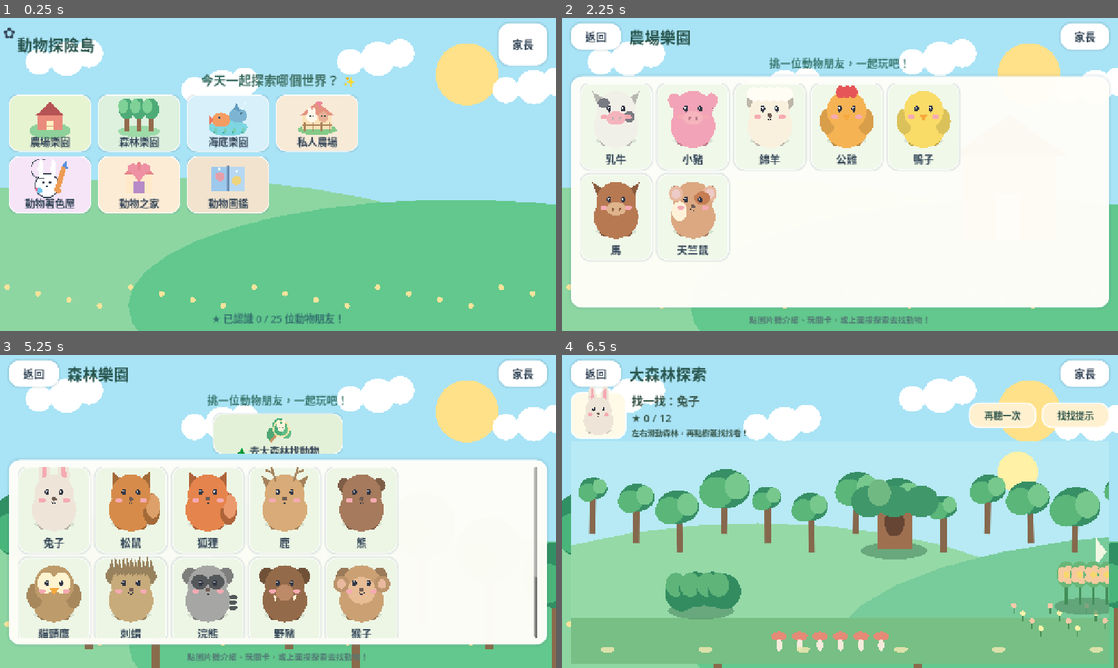
Above: before the commit, frames 1-4 (two rows, left to right).
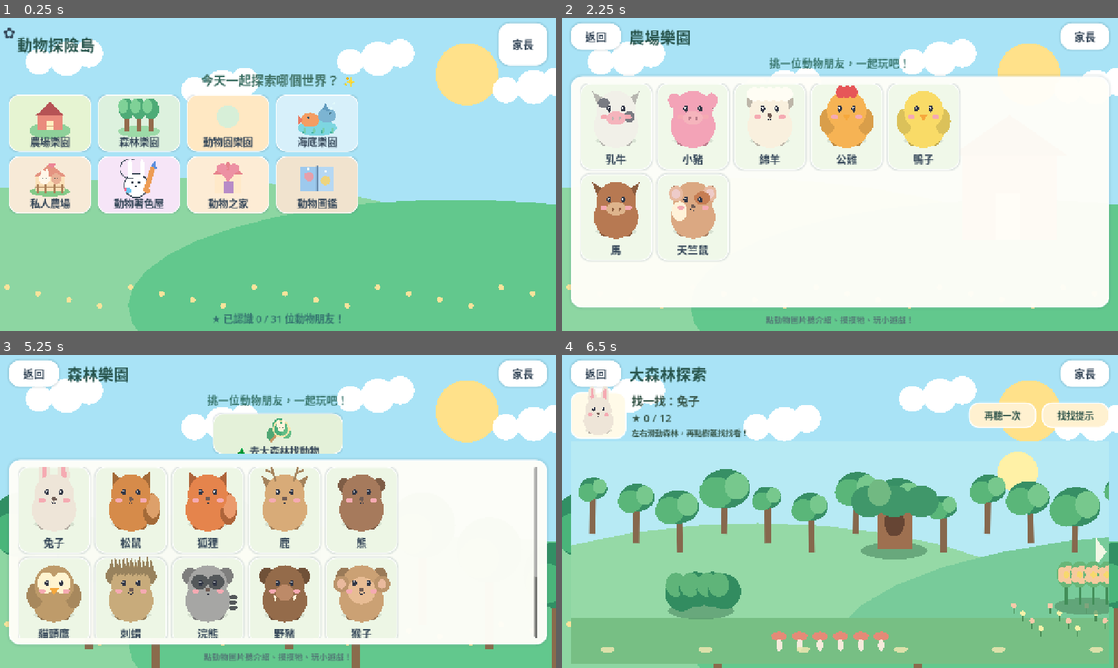
Above: after the commit, the same moments.

Repository: jimmy0933b3-sudo/farm
Game: Godot game, scene res://scenes/Main.tscn
Same seed, same stepped clock (60 frames per second), same inputs: the game is played once before the commit and once after it.
Inputs (mouse positions are in pixels of both pictures, inside the frame that each line leads up to):
- Up to frame 1 (0.25 s): no input
- Up to frame 2 (2.25 s): click "家長" at 0.5 s; click "返回" at 1.25 s; click (612, 124) at 2.02 s
- Up to frame 3 (5.25 s): click "家長" at 2.75 s; click "確認" at 3.5 s; click "返回" at 4.25 s; click (139, 461) at 5.02 s
- Up to frame 4 (6.5 s): click (840, 433) at 5.75 s

The runs differ from the first frame. In frame 1, 13% of the frame differs, in the area x 1-65%, y 24-98%; in frame 2, 0.3%; in frame 3, 0.3%; in frame 4, nothing differs.

Commit message:
feat: Zoo Park with five new animals and existing monkey; add seal as seventh ocean friend

Diff:
--- a/data/animals.json
+++ b/data/animals.json
@@ -248,5 +248,65 @@
     "sound": "緩慢游動",
     "desc": "河豚遇到危險可能鼓起身體，野外不要碰牠。",
     "care": false
+  },
+  {
+    "id": "camel",
+    "name": "駱駝",
+    "zone": "zoo",
+    "color": "#CEA26A",
+    "food": "牧草",
+    "sound": "低沉咕嚕",
+    "desc": "駱駝背上的駝峰儲存脂肪，能適應乾燥環境。",
+    "care": false
+  },
+  {
+    "id": "lion",
+    "name": "獅子",
+    "zone": "zoo",
+    "color": "#E5B15A",
+    "food": "肉",
+    "sound": "獅吼",
+    "desc": "雄獅有蓬鬆的鬃毛，家族會一起生活。",
+    "care": false
+  },
+  {
+    "id": "tiger",
+    "name": "老虎",
+    "zone": "zoo",
+    "color": "#E99850",
+    "food": "肉",
+    "sound": "虎吼",
+    "desc": "老虎身上的條紋，每一隻都不太一樣。",
+    "care": false
+  },
+  {
+    "id": "elephant",
+    "name": "大象",
+    "zone": "zoo",
+    "color": "#8FA9AE",
+    "food": "青草",
+    "sound": "長鼻子號聲",
+    "desc": "大象會用長鼻子拿食物、喝水，也會照顧家人。",
+    "care": false
+  },
+  {
+    "id": "hippo",
+    "name": "河馬",
+    "zone": "zoo",
+    "color": "#9995A8",
+    "food": "青草",
+    "sound": "河馬吼叫",
+    "desc": "河馬喜歡在水裡泡澡，卻是主要吃草的大動物。",
+    "care": false
+  },
+  {
+    "id": "seal",
+    "name": "海豹",
+    "zone": "ocean",
+    "color": "#B2C7CF",
+    "food": "魚",
+    "sound": "海豹叫聲",
+    "desc": "海豹在海裡游泳，會浮上水面呼吸，也會到岸上休息。",
+    "care": false
   }
 ]
--- a/data/levels.json
+++ b/data/levels.json
@@ -298,5 +298,77 @@
       "forest"
     ],
     "answer": "ocean"
+  },
+  {
+    "id": 26,
+    "animal": "camel",
+    "type": "food",
+    "prompt": "駱駝可以吃什麼？",
+    "options": [
+      "牧草",
+      "巧克力",
+      "糖果"
+    ],
+    "answer": "牧草"
+  },
+  {
+    "id": 27,
+    "animal": "lion",
+    "type": "food",
+    "prompt": "獅子喜歡吃什麼？",
+    "options": [
+      "肉",
+      "牧草",
+      "香蕉"
+    ],
+    "answer": "肉"
+  },
+  {
+    "id": 28,
+    "animal": "tiger",
+    "type": "food",
+    "prompt": "老虎喜歡吃什麼？",
+    "options": [
+      "魚",
+      "肉",
+      "糖果"
+    ],
+    "answer": "肉"
+  },
+  {
+    "id": 29,
+    "animal": "elephant",
+    "type": "food",
+    "prompt": "大象喜歡吃什麼？",
+    "options": [
+      "青草",
+      "巧克力",
+      "肉"
+    ],
+    "answer": "青草"
+  },
+  {
+    "id": 30,
+    "animal": "hippo",
+    "type": "food",
+    "prompt": "河馬喜歡吃什麼？",
+    "options": [
+      "青草",
+      "蛋糕",
+      "魚"
+    ],
+    "answer": "青草"
+  },
+  {
+    "id": 31,
+    "animal": "seal",
+    "type": "food",
+    "prompt": "海豹常吃什麼？",
+    "options": [
+      "魚",
+      "牧草",
+      "香蕉"
+    ],
+    "answer": "魚"
   }
 ]
--- a/scripts/AnimalArt.gd
+++ b/scripts/AnimalArt.gd
@@ -134,9 +134,13 @@
 	if scale_value <= 0.0:
 		return
 	draw_set_transform(Vector2(size.x * 0.5, size.y * 0.52), 0.0, Vector2(scale_value, scale_value))
-	if animal_id in ["clownfish","sea_turtle","dolphin","octopus","seahorse","pufferfish"]:
+	if animal_id in ["clownfish","sea_turtle","dolphin","octopus","seahorse","pufferfish","seal"]:
 		_draw_ocean_animal()
 		draw_set_transform(Vector2.ZERO,0.0,Vector2.ONE)
+		return
+	if animal_id in ["camel","lion","tiger","elephant","hippo"]:
+		_draw_zoo_animal()
+		draw_set_transform(Vector2.ZERO,0,Vector2.ONE)
 		return
 	if animal_id == "snake":
 		_draw_snake()
@@ -394,6 +398,19 @@
 			_oval(-27,-29,6,9,COLOR_INK)
 			_oval(29,-29,6,9,COLOR_INK)
 			draw_arc(Vector2(0,13),20,0.12,PI-0.12,17,COLOR_INK,3.2,true)
+		"seal":
+			# Streamlined seal, distinct rounded flippers and pale muzzle.
+			_oval(-89,48,27,34,dark)
+			_oval(83,49,27,34,dark)
+			_poly([Vector2(-76,12),Vector2(-119,-27),Vector2(-97,59)],dark)
+			_oval(0,15,94,65,tint)
+			_oval(13,35,73,41,belly)
+			_oval(65,-31,49,49,tint)
+			_oval(88,-23,30,26,belly)
+			_oval(59,-45,8,10,COLOR_INK)
+			_oval(63,-48,2.5,3.2,Color.WHITE)
+			_oval(102,-17,8,6,COLOR_INK)
+			draw_arc(Vector2(91,0),12,0.2,PI-0.2,14,COLOR_INK,2.6,true)
 		"seahorse":
 			_poly([Vector2(14,48),Vector2(-56,77),Vector2(-41,26)],dark)
 			_oval(-8,32,38,73,tint)
@@ -416,3 +433,110 @@
 	elif mood=="eating":
 		_oval(90,-20,8,9,Color("#FFF1A9"))
 	draw_set_transform(Vector2.ZERO,0.0,Vector2.ONE)
+
+
+func _draw_zoo_animal() -> void:
+	# Five new zoo species use the SAME vector rendering primitives as the
+	# original album, interactive pet area and black-white finger coloring.
+	# Detailed distinctive silhouettes make them identifiable without reading.
+	var dark=COLOR_INK if coloring_mode else tint.darkened(0.27)
+	var light=Color.WHITE if coloring_mode else tint.lightened(0.27)
+	var ink=Color("#333F46")
+	var face=Vector2(0,-29)
+	_oval(0,73,81,10,Color("#67806B",0.13))
+	match animal_id:
+		"camel":
+			_oval(-40,63,16,37,dark)
+			_oval(45,63,16,37,dark)
+			_oval(-28,17,47,43,tint)
+			_oval(-48,-30,31,53,tint)
+			_oval(17,-29,33,59,tint)
+			_oval(61,-34,24,51,tint)
+			_oval(63,6,30,41,tint)
+			_oval(63,-53,37,34,tint)
+			_oval(93,-42,29,20,light)
+			_oval(44,-92,11,27,dark)
+			_oval(77,-91,11,27,dark)
+			_oval(71,-66,9,12,ink)
+			_oval(72,-69,3,4,Color.WHITE)
+			draw_arc(Vector2(94,-23),12,0.2,PI-0.2,16,ink,3,true)
+			face=Vector2(68,-42)
+		"lion":
+			_oval(68,28,24,54,dark)
+			_oval(-42,65,23,35,tint)
+			_oval(43,65,23,35,tint)
+			_oval(0,12,74,74,tint)
+			_oval(0,-28,87,92,dark)
+			_oval(0,-30,68,72,tint)
+			_oval(-58,-87,24,28,dark)
+			_oval(58,-87,24,28,dark)
+			_oval(-58,-88,12,14,light)
+			_oval(58,-88,12,14,light)
+			_oval(0,5,38,27,light)
+		"tiger":
+			_oval(79,29,18,56,dark)
+			_oval(-47,64,25,34,tint)
+			_oval(45,64,25,34,tint)
+			_oval(0,14,79,73,tint)
+			_oval(-60,-84,28,32,dark)
+			_oval(60,-84,28,32,dark)
+			_oval(0,-30,73,70,tint)
+			_oval(-60,-84,13,18,light)
+			_oval(60,-84,13,18,light)
+			_oval(0,8,41,30,light)
+			for i in range(3):
+				var bx=-62+float(i)*53
+				_poly([Vector2(bx,-81),Vector2(bx+21,-78),Vector2(bx+13,-56)],dark)
+				_poly([Vector2(bx-7,32),Vector2(bx+13,42),Vector2(bx-9,61)],dark)
+			_poly([Vector2(-73,-33),Vector2(-52,-25),Vector2(-73,-14)],dark)
+			_poly([Vector2(73,-33),Vector2(52,-25),Vector2(73,-14)],dark)
+		"elephant":
+			_oval(-57,65,22,38,dark)
+			_oval(53,65,22,38,dark)
+			_oval(0,23,83,80,tint)
+			_oval(-76,-27,40,59,tint.lightened(0.12))
+			_oval(76,-27,40,59,tint.lightened(0.12))
+			_oval(0,-30,69,70,tint)
+			_oval(0,15,23,66,tint)
+			_oval(5,64,25,19,tint)
+			_oval(-41,30,10,20,light)
+			_oval(42,30,10,20,light)
+		"hippo":
+			_oval(-48,64,24,30,dark)
+			_oval(46,64,24,30,dark)
+			_oval(0,33,96,69,tint)
+			_oval(-69,-92,22,24,tint)
+			_oval(69,-92,22,24,tint)
+			_oval(0,-32,83,68,tint)
+			_oval(0,7,80,39,tint.lightened(0.09))
+			_oval(-31,6,11,9,dark)
+			_oval(31,6,11,9,dark)
+			_oval(-24,15,5,4,light)
+			_oval(24,15,5,4,light)
+	if animal_id in ["lion","tiger","elephant","hippo"]:
+		var lx=face.x-31.0
+		var rx=face.x+31.0
+		if mood in ["sleep","blink"]:
+			draw_arc(Vector2(lx,-39),12,0.15,PI-0.15,16,ink,3.3,true)
+			draw_arc(Vector2(rx,-39),12,0.15,PI-0.15,16,ink,3.3,true)
+		else:
+			_oval(lx,-39,9,12,ink)
+			_oval(rx,-39,9,12,ink)
+			_oval(lx-3,-42,3,4,Color.WHITE)
+			_oval(rx-3,-42,3,4,Color.WHITE)
+		if animal_id in ["lion","tiger"]:
+			_poly([Vector2(-12,-8),Vector2(12,-8),Vector2(0,3)],dark)
+		if mood in ["happy","play","clean","surprised","eating"]:
+			draw_arc(Vector2(0,9),22,0.15,PI-0.15,20,ink,4,true)
+		elif mood=="sleep":
+			draw_line(Vector2(-14,13),Vector2(14,13),ink,3,true)
+		else:
+			draw_arc(Vector2(0,5),14,0.2,PI-0.2,16,ink,2.5,true)
+	if mood in ["happy","play","clean","surprised"]:
+		for side in [-1,1]:
+			_oval(face.x+float(side)*56,face.y+42,13,8,Color("#F6B7A7"))
+		_oval(90,-119,9,11,Color("#F48DAC"))
+		_oval(106,-122,9,11,Color("#F48DAC"))
+		_poly([Vector2(81,-120),Vector2(115,-120),Vector2(98,-98)],Color("#F48DAC"))
+	elif mood=="eating":
+		_oval(10,45,8,7,Color("#E8C77D"))
--- a/scripts/Main.gd
+++ b/scripts/Main.gd
@@ -52,7 +52,7 @@
 	sound.speech_enabled = bool(progress.data["settings"].get("speech", true))
 	var saved_screen = str(progress.data.get("last_screen","home"))
 	match saved_screen:
-		"farm", "forest", "ocean_park":
+		"farm", "forest", "zoo", "ocean_park":
 			show_zone("ocean" if saved_screen=="ocean_park" else saved_screen)
 		"care":
 			show_care()
@@ -93,7 +93,7 @@
 func _switch(name: String, bg: String = "home") -> VBoxContainer:
 	sound.stop_speaking()
 	screen = name
-	if name in ["home","farm","forest","care","album","forest_search","private_farm","coloring","ocean_search","ocean_park"]:
+	if name in ["home","farm","forest","zoo","care","album","forest_search","private_farm","coloring","ocean_search","ocean_park"]:
 		progress.data["last_screen"] = name
 		progress.save()
 	for node in get_children():
@@ -225,7 +225,7 @@
 
 func _picture_button(item_id: String, caption: String, action: Callable, minimum: Vector2 = Vector2(242, 226), scroll: ScrollContainer = null) -> Button:
 	var color_choices={
-		"farm":Color("#E6F4D2"),"forest":Color("#DDF1DE"),
+		"farm":Color("#E6F4D2"),"forest":Color("#DDF1DE"),"zoo":Color("#FFE8C3"),
 		"ocean_park":Color("#D7F0FA"),"private_farm":Color("#F7EAD7"),
 		"coloring":Color("#F6E5F7"),"care":Color("#FDECD5"),
 		"album":Color("#F1E3CE"),"forest_explore":Color("#E4F1D9"),
@@ -290,6 +290,7 @@
 	var places = [
 		{"title":"農場樂園","sub":"認識農場的動物朋友","zone":"farm"},
 		{"title":"森林樂園","sub":"認識動物＋探索大森林","zone":"forest"},
+		{"title":"動物園樂園","sub":"獅子、老虎、大象和動物朋友","zone":"zoo"},
 		{"title":"海底樂園","sub":"認識海洋朋友＋海底尋寶","zone":"ocean_park"},
 		{"title":"私人農場","sub":"把認識的動物放進農場","zone":"private_farm"},
 		{"title":"動物著色屋","sub":"幫收集到的動物上顏色","zone":"coloring"},
@@ -309,7 +310,7 @@
 
 func _go(where: String) -> void:
 	match where:
-		"farm", "forest":
+		"farm", "forest", "zoo":
 			show_zone(where)
 		"care":
 			show_care()
@@ -329,7 +330,7 @@
 func show_zone(zone: String) -> void:
 	current_zone = zone
 	var layout = _switch("ocean_park" if zone=="ocean" else zone, zone)
-	_header(layout, "農場樂園" if zone == "farm" else ("森林樂園" if zone=="forest" else "海底樂園"), Callable(self,"show_home"))
+	_header(layout, "農場樂園" if zone == "farm" else ("森林樂園" if zone=="forest" else ("動物園樂園" if zone=="zoo" else "海底樂園")), Callable(self,"show_home"))
 	layout.add_child(_label("挑一位動物朋友，一起玩吧！", 25,HORIZONTAL_ALIGNMENT_CENTER,Color("#39766D")))
 	if zone in ["forest","ocean"]:
 		var seek_button = _picture_button("forest_explore" if zone=="forest" else "ocean","🌲 去大森林找動物" if zone=="forest" else "🐠 去海底找朋友",Callable(self,"show_forest_search") if zone=="forest" else Callable(self,"show_ocean_search"),Vector2(300,95))
@@ -348,10 +349,10 @@
 	grid.add_theme_constant_override("v_separation", 10)
 	scroll.add_child(grid)
 	for info in animals:
-		if str(info.get("zone","")) == zone:
-			grid.add_child(_animal_button(info, Callable(self,"show_animal").bind(str(info["id"])),false,scroll))
-	layout.add_child(_label("點圖片聽介紹、玩關卡，或上面按探索去找動物！", 19,HORIZONTAL_ALIGNMENT_CENTER,Color("#527975")))
-	_narrate("這裡是%s。用手指點一隻動物，和牠交朋友吧！" % ("農場" if zone == "farm" else ("森林" if zone=="forest" else "海底樂園")))
+		if str(info.get("zone","")) == zone or (zone=="zoo" and str(info.get("id",""))=="monkey"):
+			grid.add_child(_animal_button(info, Callable(self,"show_animal").bind(str(info["id"]),zone),false,scroll))
+	layout.add_child(_label("點動物圖片聽介紹、摸摸牠、玩小遊戲！", 19,HORIZONTAL_ALIGNMENT_CENTER,Color("#527975")))
+	_narrate("這裡是%s。用手指點一隻動物，和牠交朋友吧！" % ("農場" if zone == "farm" else ("森林" if zone=="forest" else ("動物園" if zone=="zoo" else "海底樂園"))))
 	# The forest hide-and-seek entry uses its own illustrated button, not a text-only menu.
 
 func show_ocean_search() -> void:
@@ -372,12 +373,12 @@
 func show_ocean_complete() -> void:
 	var layout=_switch("ocean_done","home")
 	_header(layout,"海底探險完成！",Callable(self,"show_zone").bind("ocean"))
-	layout.add_child(_label("太棒了！六種海底生物都找到了！",31))
+	layout.add_child(_label("太棒了！七種海底生物都找到了！",31))
 	var panel=_panel()
 	panel.size_flags_vertical=Control.SIZE_EXPAND_FILL
 	layout.add_child(panel)
 	var grid=GridContainer.new()
-	grid.columns=6
+	grid.columns=7
 	grid.add_theme_constant_override("h_separation",8)
 	panel.add_child(grid)
 	for info in animals:
@@ -390,7 +391,7 @@
 	layout.add_child(actions)
 	actions.add_child(_button("再找一次",Callable(self,"show_ocean_search"),Color("#E5EFFF"),Vector2(220,72)))
 	actions.add_child(_button("海底樂園",Callable(self,"show_zone").bind("ocean"),Color("#DEEFDA"),Vector2(220,72)))
-	_narrate("六種海洋朋友都找到囉！可以再玩一次，也可以把牠們帶去私人農場的大水池！")
+	_narrate("七種海洋朋友都找到囉！可以再玩一次，也可以把牠們帶去私人農場的大水池！")
 
 func show_coloring() -> void:
 	var layout=_switch("coloring","home")
@@ -451,13 +452,13 @@
 	row.add_child(_button("回森林樂園",Callable(self,"show_zone").bind("forest"),Color("#E0E7FA"),Vector2(210,85)))
 	_narrate("太棒了！完成大森林探索！十二隻森林動物都找到了！要再玩一次，還是回首頁呢？")
 
-func show_animal(id: String) -> void:
+func show_animal(id: String, source_zone: String = "") -> void:
 	var info = _animal(id)
 	if info.is_empty():
 		show_home()
 		return
 	selected_animal = id
-	current_zone = str(info["zone"])
+	current_zone = source_zone if not source_zone.is_empty() else str(info["zone"])
 	progress.unlock(id)
 	var layout = _switch("animal",current_zone)
 	_header(layout, str(info["name"]) + " 來啦！", Callable(self,"show_zone").bind(current_zone))
--- a/scripts/OceanDiscovery.gd
+++ b/scripts/OceanDiscovery.gd
@@ -5,7 +5,7 @@
 
 const AnimalArt = preload("res://scripts/AnimalArt.gd")
 const Map = preload("res://scripts/OceanMap.gd")
-const ORDER: Array = ["clownfish","sea_turtle","dolphin","octopus","seahorse","pufferfish"]
+const ORDER: Array = ["clownfish","sea_turtle","dolphin","octopus","seahorse","pufferfish","seal"]
 
 var animal_info: Array = []
 var save_data
--- a/scripts/OceanMap.gd
+++ b/scripts/OceanMap.gd
@@ -4,10 +4,10 @@
 signal hideout_tapped(index: int)
 
 const Hideout = preload("res://scripts/OceanHideSpot.gd")
-const WORLD_WIDTH: float = 3040.0
-const X_POSITIONS: Array = [270.0, 770.0, 1270.0, 1770.0, 2270.0, 2770.0]
-const Y_FRACTIONS: Array = [0.67, 0.40, 0.63, 0.40, 0.66, 0.42]
-const COVER_TYPES: Array = ["coral","shell","kelp","rocks","reef","wreck"]
+const WORLD_WIDTH: float = 3480.0
+const X_POSITIONS: Array = [270.0, 770.0, 1270.0, 1770.0, 2270.0, 2770.0, 3270.0]
+const Y_FRACTIONS: Array = [0.67, 0.40, 0.63, 0.40, 0.66, 0.42, 0.64]
+const COVER_TYPES: Array = ["coral","shell","kelp","rocks","reef","wreck","rocks"]
 
 var animals: Array = []
 var placements: Array = []
--- a/scripts/Synth.gd
+++ b/scripts/Synth.gd
@@ -10,7 +10,9 @@
 	"hedgehog":"刺蝟","raccoon":"浣熊","boar":"野豬","monkey":"猴子",
 	"snake":"蛇","guinea_pig":"天竺鼠","meerkat":"狐獴",
 	"clownfish":"小丑魚","sea_turtle":"海龜","dolphin":"海豚",
-	"octopus":"章魚","seahorse":"海馬","pufferfish":"河豚"
+	"octopus":"章魚","seahorse":"海馬","pufferfish":"河豚",
+	"seal":"海豹","camel":"駱駝","lion":"獅子","tiger":"老虎",
+	"elephant":"大象","hippo":"河馬"
 }
 
 var player: AudioStreamPlayer
